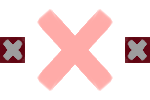
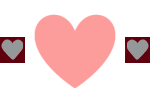
Layered file, before and after one edit (w=150, h=100). Changes by layer:
removed layer "Layer 20" over bbox(0, 9, 150, 91)
renamed "Layer 19" to "Layer 20", showed it, painted on it over bbox(0, 14, 150, 89)
